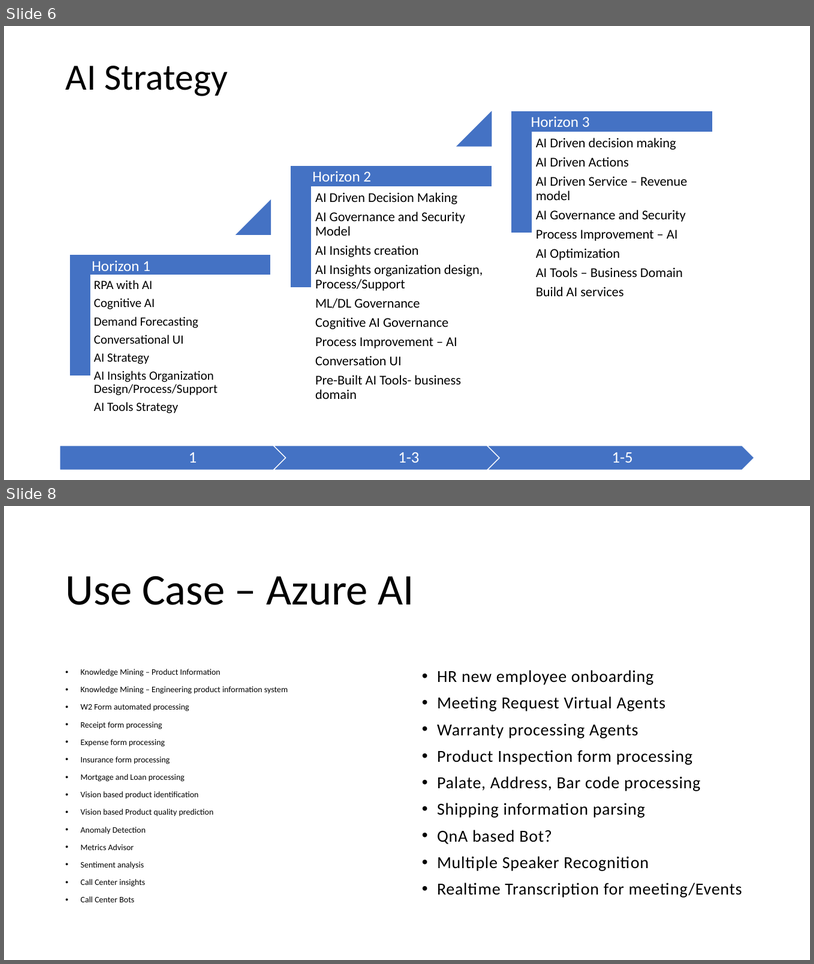
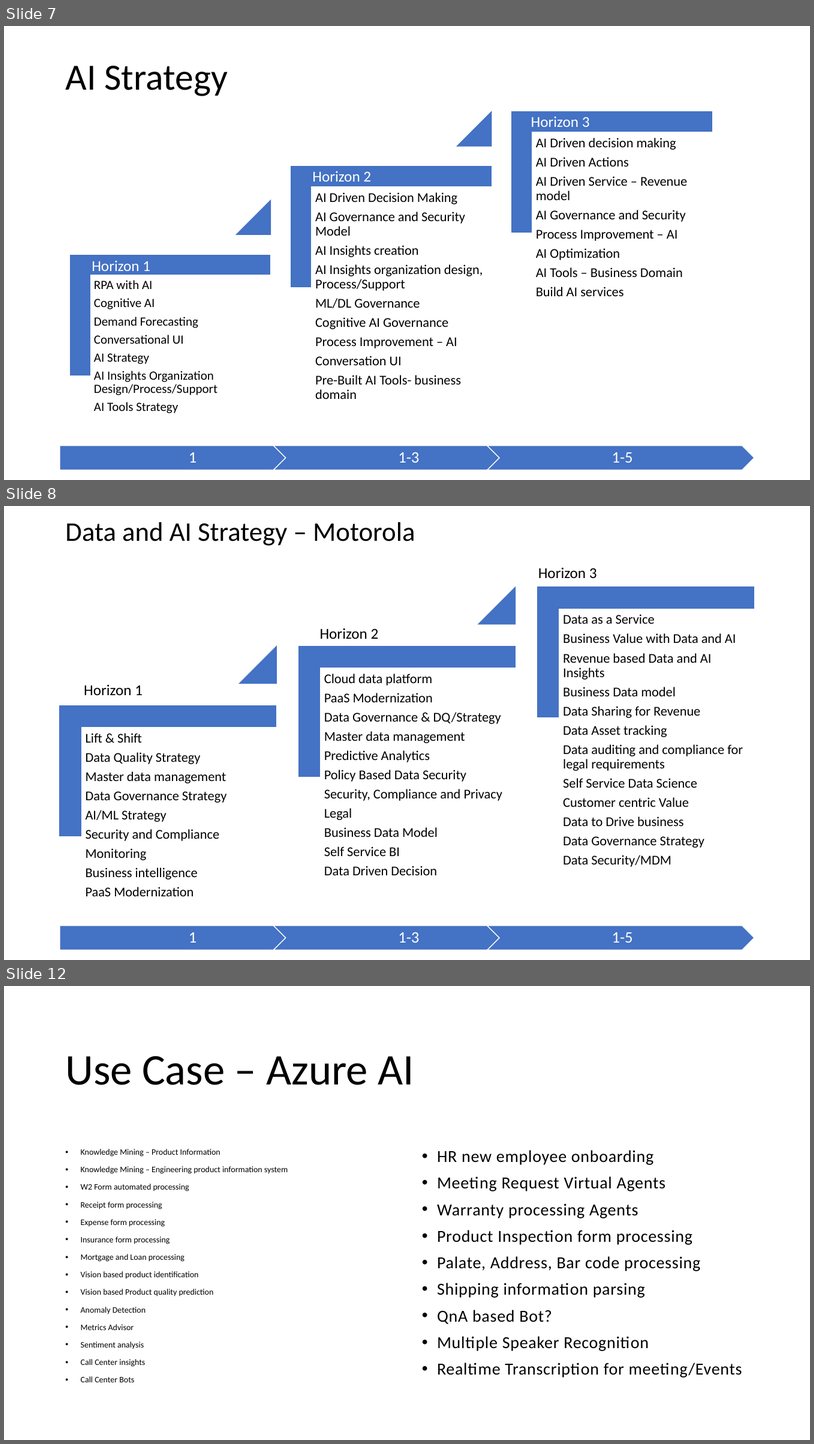
Before and after one commit to balakreshnan/datastrategy, a slide deck: DataHorizon1.pptx. Shown one above the other, each under a label of ours: slides 6 and 8 before the commit, slides 7, 8 and 12 after it; the slides between them are not shown. The pictures are 814x964 and 814x1444 pixels, drawn with LibreOffice and Linux fonts; fonts in the diff are those of the drawing. Boxes give left, top, right and bottom in pixels: in the first picture for what was removed or moved away, otherwise in the second. Text is boxed around its words. In the diff, an @@ line names an element or a change of style, - is before the commit and + after.

```diff
--- a/DataHorizon1.pptx
+++ b/DataHorizon1.pptx
@@ slide 8 added at (x1=4, y1=506, x2=810, y2=960), background #FFFFFF @@
@@ title added at (x1=65, y1=522, x2=415, y2=546), 32 pt, text #000000 @@
+Data and AI Strategy – Motorola
@@ text added at (x1=539, y1=567, x2=597, y2=578), 18 pt, text #000000 @@
+Horizon 3
@@ text added at (x1=320, y1=628, x2=379, y2=639), 18 pt, text #000000 @@
+Horizon 2
@@ group added at (x1=60, y1=587, x2=755, y2=896): 3 corners, 3 texts, 2 triangles @@
+Lift & Shift
+Data Quality Strategy
+Master data management
+Data Governance Strategy
+AI/ML Strategy
+Security and Compliance
+Monitoring
+Business intelligence
+PaaS Modernization
+Cloud data platform
+PaaS Modernization
+Data Governance & DQ/Strategy
+Master data management
+Predictive Analytics
+Policy Based Data Security
+Security, Compliance and Privacy
+Legal
+Business Data Model
+Self Service BI
+Data Driven Decision
+Data as a Service
+Business Value with Data and AI
+Revenue based Data and AI Insights
+Business Data model
+Data Sharing for Revenue
+Data Asset tracking
+Data auditing and compliance for legal requirements
+Self Service Data Science
+Customer centric Value
+Data to Drive business
+Data Governance Strategy
+Data Security/MDM
@@ text added at (x1=84, y1=684, x2=143, y2=695), 18 pt, text #000000 @@
+Horizon 1
@@ group added at (x1=60, y1=925, x2=755, y2=949): 3 texts, 2 chevrons, 1 pentagon arrow @@
+1
+1-3
+1-5
@@ what was slide 6 is now slide 7 @@
@@ what was slide 8 is now slide 12 @@
```
Also in this commit, not shown: 1 slide changed, 3 other slides added.
